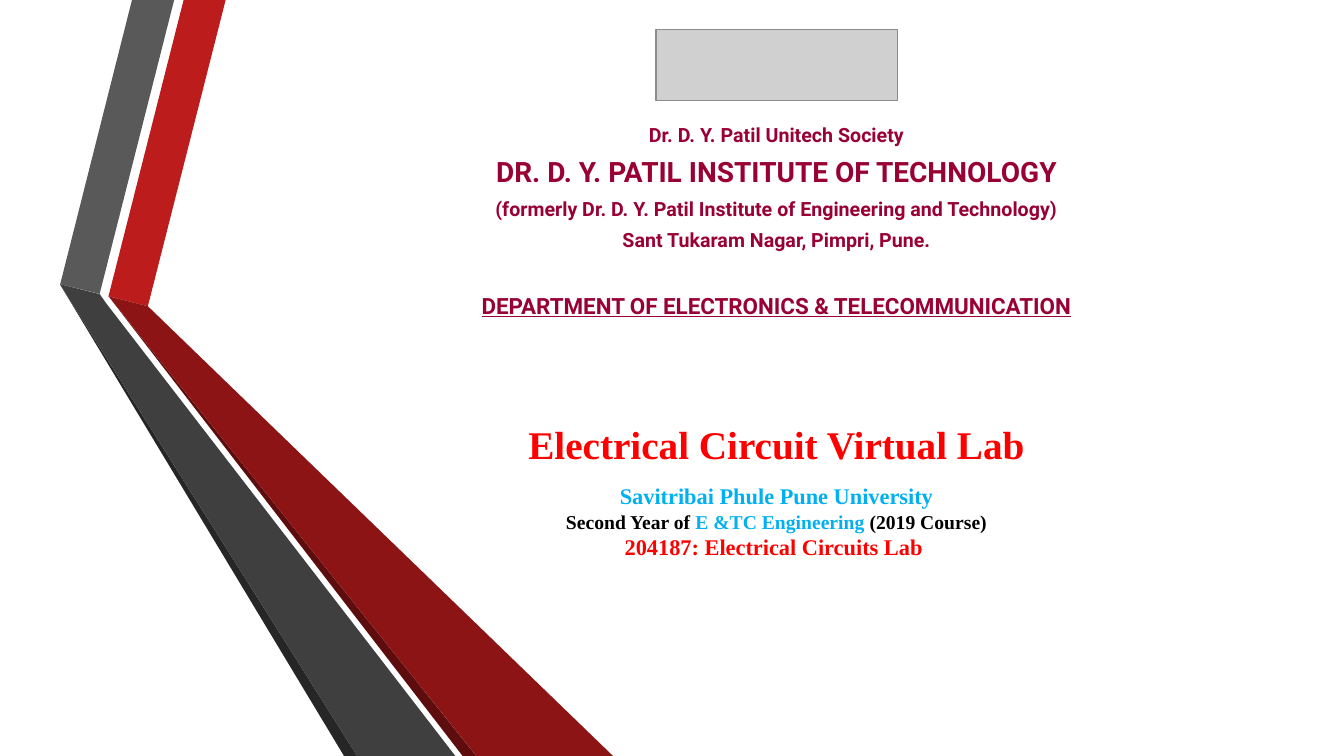
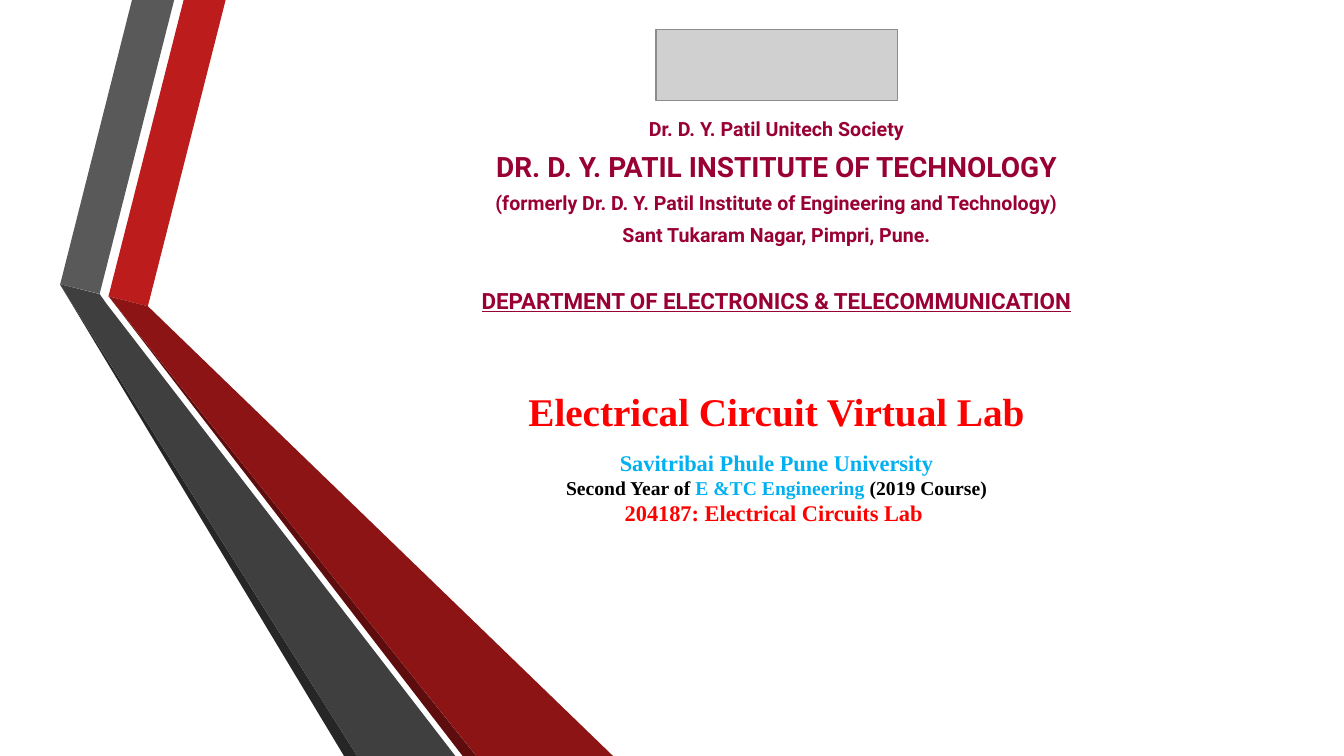
Before and after one commit to RahulAgrwal/Electrical-Virtual-lab, a slide deck: slide 1 of exp1/theoryimage/Procedure.pptx. Drawn at 1344x756 pixels with LibreOffice and Linux fonts; fonts in the diff are those of the drawing; grey boxes stand for pictures; background and template pictures are left out. Boxes give left, top, right and bottom in pixels: in the first picture for what was removed or moved away, otherwise in the second. Text is boxed around its words. In the diff, an @@ line names an element or a change of style, - is before the commit and + after.

```diff
--- a/exp1/theoryimage/Procedure.pptx
+++ b/exp1/theoryimage/Procedure.pptx
@@ text "Dr. D. Y. Patil Unitech ..." moved from (x1=482, y1=127, x2=1071, y2=317) to (x1=482, y1=121, x2=1071, y2=312) @@
@@ text "Electrical Circuit Virtual Lab" moved from (x1=528, y1=431, x2=1024, y2=556) to (x1=528, y1=398, x2=1024, y2=522) @@
```
Also in this commit, not shown: 5 other slides changed, 14 other files.
